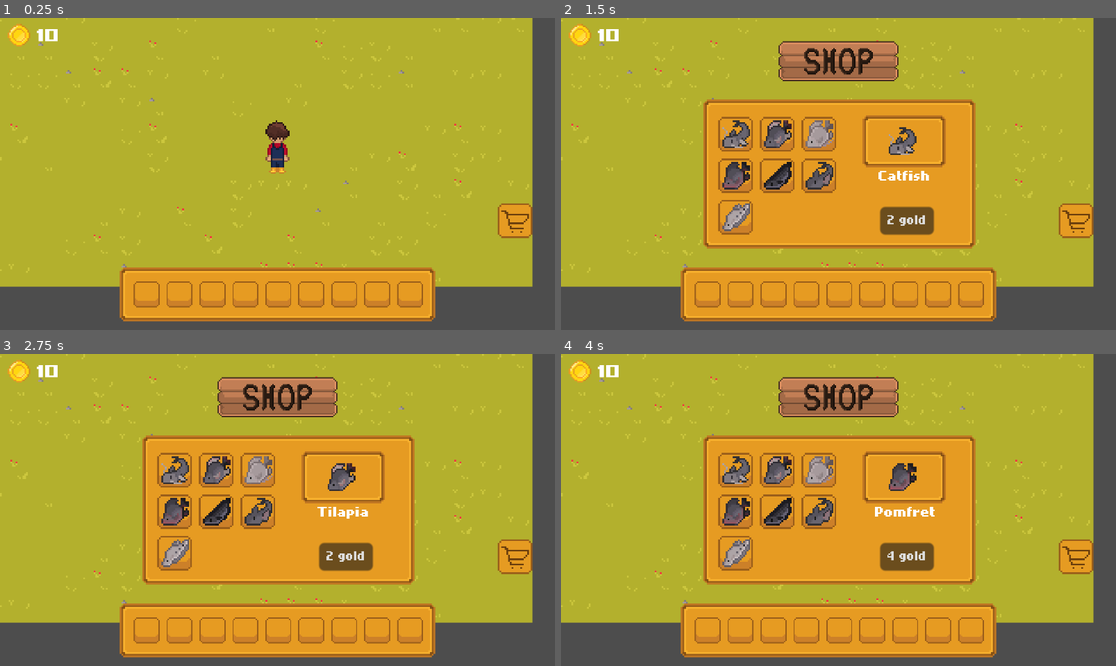
Above: before the commit, frames 1-4 (two rows, left to right).
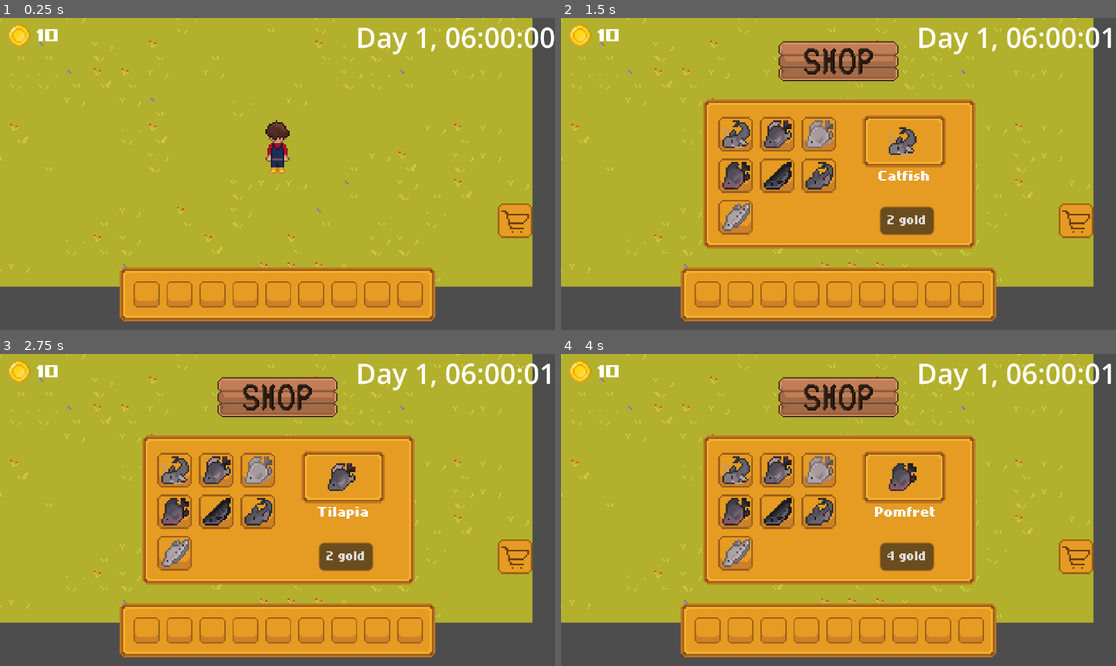
Above: after the commit, the same moments.

Repository: RussellWA/Fishery-Dream
Game: Godot game, scene res://scenes/world.tscn
Two runs of this game, one before a commit and one after it. Both use one fixed random seed, a clock stepped at 60 frames per second and the inputs below.
Inputs (mouse positions are in pixels of both pictures, inside the frame that each line leads up to):
- Up to frame 1 (0.25 s): no input
- Up to frame 2 (1.5 s): click (1077, 220) at 0.5 s; click (733, 133) at 1.25 s
- Up to frame 3 (2.75 s): click (216, 469) at 2 s
- Up to frame 4 (4 s): click (816, 469) at 2.75 s; click (733, 513) at 3.5 s

The runs differ from the first frame. In frame 1, 0.9% of the frame differs, in the area x 64-100%, y 2-12%; in frame 2, 0.9%; in frame 3, 0.9%; in frame 4, 0.9%.

Commit message:
Time System without Day Night Cycle

Diff:
--- /dev/null
+++ b/scenes/sell.tscn
@@ -0,0 +1,76 @@
+[gd_scene load_steps=4 format=3 uid="uid://2v22x8ttpy54"]
+
+[ext_resource type="Texture2D" uid="uid://1xysr7da5t77" path="res://art/inventory/ui1.png" id="1_uep8h"]
+[ext_resource type="PackedScene" uid="uid://croxloqmvb5jk" path="res://gui/shop_slot_gui.tscn" id="2_ar5th"]
+[ext_resource type="Texture2D" uid="uid://cp32dwbmbcsru" path="res://art/inventory/Shop_Sign.png" id="3_7o5ht"]
+
+[node name="Sell" type="Control"]
+layout_mode = 3
+anchors_preset = 15
+anchor_right = 1.0
+anchor_bottom = 1.0
+grow_horizontal = 2
+grow_vertical = 2
+
+[node name="NinePatchRect" type="NinePatchRect" parent="."]
+layout_mode = 0
+offset_top = 29.0
+offset_right = 85.0
+offset_bottom = 115.0
+texture = ExtResource("1_uep8h")
+patch_margin_left = 6
+patch_margin_top = 6
+patch_margin_right = 6
+patch_margin_bottom = 6
+
+[node name="GridContainer" type="GridContainer" parent="NinePatchRect"]
+layout_mode = 1
+anchors_preset = 4
+anchor_top = 0.5
+anchor_bottom = 0.5
+offset_left = 9.0
+offset_top = -33.0
+offset_right = 77.0
+offset_bottom = 35.0
+grow_vertical = 2
+columns = 3
+
+[node name="Shop Slot" parent="NinePatchRect/GridContainer" instance=ExtResource("2_ar5th")]
+layout_mode = 2
+
+[node name="Shop Slot2" parent="NinePatchRect/GridContainer" instance=ExtResource("2_ar5th")]
+layout_mode = 2
+
+[node name="Shop Slot3" parent="NinePatchRect/GridContainer" instance=ExtResource("2_ar5th")]
+layout_mode = 2
+
+[node name="Shop Slot4" parent="NinePatchRect/GridContainer" instance=ExtResource("2_ar5th")]
+layout_mode = 2
+
+[node name="Shop Slot5" parent="NinePatchRect/GridContainer" instance=ExtResource("2_ar5th")]
+layout_mode = 2
+
+[node name="Shop Slot6" parent="NinePatchRect/GridContainer" instance=ExtResource("2_ar5th")]
+layout_mode = 2
+
+[node name="Shop Slot7" parent="NinePatchRect/GridContainer" instance=ExtResource("2_ar5th")]
+layout_mode = 2
+
+[node name="Shop Slot8" parent="NinePatchRect/GridContainer" instance=ExtResource("2_ar5th")]
+layout_mode = 2
+
+[node name="Shop Slot9" parent="NinePatchRect/GridContainer" instance=ExtResource("2_ar5th")]
+layout_mode = 2
+
+[node name="Sign" type="Panel" parent="."]
+self_modulate = Color(1, 1, 1, 0)
+layout_mode = 1
+anchors_preset = -1
+offset_left = 8.0
+offset_right = 76.0
+offset_bottom = 22.0
+
+[node name="Sprite2D" type="Sprite2D" parent="Sign"]
+position = Vector2(34, 11)
+scale = Vector2(0.766667, 0.766667)
+texture = ExtResource("3_7o5ht")
--- /dev/null
+++ b/scenes/sell_button.tscn
@@ -0,0 +1,17 @@
+[gd_scene load_steps=3 format=3 uid="uid://w6g1tcxepluu"]
+
+[ext_resource type="Script" path="res://scripts/shop_button.gd" id="1_qjokm"]
+[ext_resource type="Texture2D" uid="uid://ioyxhkwfstse" path="res://art/shop/shop button1.png" id="2_6k3ad"]
+
+[node name="SellButton" type="Button"]
+self_modulate = Color(1, 1, 1, 0)
+custom_minimum_size = Vector2(20, 20)
+offset_right = 8.0
+offset_bottom = 8.0
+text = "Sell"
+script = ExtResource("1_qjokm")
+
+[node name="Icon" type="Sprite2D" parent="."]
+visible = false
+position = Vector2(10, 10)
+texture = ExtResource("2_6k3ad")
--- a/scenes/world.tscn
+++ b/scenes/world.tscn
@@ -9,6 +9,8 @@
 [ext_resource type="PackedScene" uid="uid://dy276ihu86qi0" path="res://gui/hotbar_gui.tscn" id="6_8n3iq"]
 [ext_resource type="PackedScene" uid="uid://nve3d6lx23wi" path="res://scenes/shop.tscn" id="7_o6b0d"]
 [ext_resource type="PackedScene" uid="uid://lrywhla652aw" path="res://scenes/shop_button.tscn" id="9_y7i6x"]
+[ext_resource type="Script" path="res://time/time_system.gd" id="10_cfupt"]
+[ext_resource type="Script" path="res://time/date_time.gd" id="11_2no0j"]
 
 [sub_resource type="TileSetAtlasSource" id="TileSetAtlasSource_wqmqa"]
 texture = ExtResource("1_hd8dm")
@@ -59,6 +61,13 @@
 [sub_resource type="LabelSettings" id="LabelSettings_hltyq"]
 font = ExtResource("5_41f18")
 font_size = 6
+
+[sub_resource type="Resource" id="Resource_2jrq5"]
+script = ExtResource("11_2no0j")
+seconds = 0
+minutes = 0
+hours = 6
+days = 1
 
 [node name="World" type="Node2D"]
 script = ExtResource("1_rdsu0")
@@ -124,3 +133,16 @@
 offset_bottom = 37.0
 grow_horizontal = 0
 grow_vertical = 2
+
+[node name="Time" type="Label" parent="CanvasLayer"]
+anchors_preset = 1
+anchor_left = 1.0
+anchor_right = 1.0
+offset_left = -40.0
+offset_bottom = 23.0
+grow_horizontal = 0
+text = "? AM"
+
+[node name="TimeSystem" type="Node" parent="."]
+script = ExtResource("10_cfupt")
+date_time = SubResource("Resource_2jrq5")
--- a/scripts/shop_button.gd
+++ b/scripts/shop_button.gd
@@ -1,6 +1,7 @@
 extends Button
 
 @onready var shop = $"../Shop"
+@onready var time_system: TimeSystem = $"../../TimeSystem"
 
 func _ready():
 	self.pressed.connect(self._button_pressed)
@@ -10,7 +11,9 @@
 		shop.visible = true
 		print("Open Shop")
 		get_tree().paused = true
+		time_system.toggle_time_pause()
 	else:
 		print("Close Shop")
 		shop.visible = false
 		get_tree().paused = false
+		time_system.toggle_time_pause()
--- a/scripts/world.gd
+++ b/scripts/world.gd
@@ -1,11 +1,25 @@
 extends Node2D
 
+@onready var time_label: Label = $CanvasLayer/Time
+@onready var time_system: TimeSystem = $TimeSystem
+@onready var night_overlay: ColorRect = $ColorRect
 
-# Called when the node enters the scene tree for the first time.
 func _ready():
-	pass # Replace with function body.
+	# Update the time label when the scene is loaded
+	update_time_label()
 
+func _process(delta: float) -> void:
+	# Continuously update the label every frame
+	update_time_label()
 
-# Called every frame. 'delta' is the elapsed time since the previous frame.
-func _process(delta):
-	pass
+func update_time_label() -> void:
+	# Get the hours and minutes from the DateTime instance
+	var hours = time_system.date_time.hours
+	var minutes = time_system.date_time.minutes
+	var seconds = time_system.date_time.seconds
+
+	# Format the time as "HH:MM" (e.g., 06:00)
+	var time_string = str(hours).pad_zeros(2) + ":" + str(minutes).pad_zeros(2) + ":" + str(seconds).pad_zeros(2)
+
+	# Update the label with the current day and time
+	time_label.text = "Day " + str(time_system.date_time.days) + ", " + time_string
--- /dev/null
+++ b/time/date_time.gd
@@ -0,0 +1,28 @@
+class_name DateTime extends Resource
+
+@export_range(0,59) var seconds: int = 0
+@export_range(0,59) var minutes: int = 0
+@export_range(6,24) var hours: int = 6
+@export var days: int = 1
+
+var delta_time: float = 0
+
+func increase_by_seconds(delta_seconds: float) -> void:
+	delta_time += delta_seconds
+	if delta_time < 1: return
+
+	var delta_int_secs: int = delta_time
+	delta_time -= delta_int_secs
+
+	seconds += delta_int_secs
+	minutes += seconds / 60
+	hours += minutes / 60
+	days += hours / 24
+
+	seconds = seconds % 60
+	minutes = minutes % 60
+	hours = hours % 24
+
+	if hours >= 24:
+		hours = 6  # Reset to 6 AM
+		days += 1  # Increment day
--- /dev/null
+++ b/time/time_system.gd
@@ -0,0 +1,16 @@
+class_name TimeSystem extends Node
+
+@export var date_time: DateTime
+@export var ticks_pr_second: float = 3.6  # Adjusted to fit a 5-minute day
+
+# New variable to control if time is running
+var time_paused: bool = false
+
+func _process(delta: float) -> void:
+	# Only update time if it is not paused
+	if not time_paused:
+		date_time.increase_by_seconds(delta * ticks_pr_second)
+
+# Function to toggle time pause
+func toggle_time_pause():
+	time_paused = !time_paused
Binary file added: art/objects/chest_01.png
Not shown, added: art/objects/chest_01.png.import
Not shown: 1 places in scenes/world.tscn that only renumber resources
